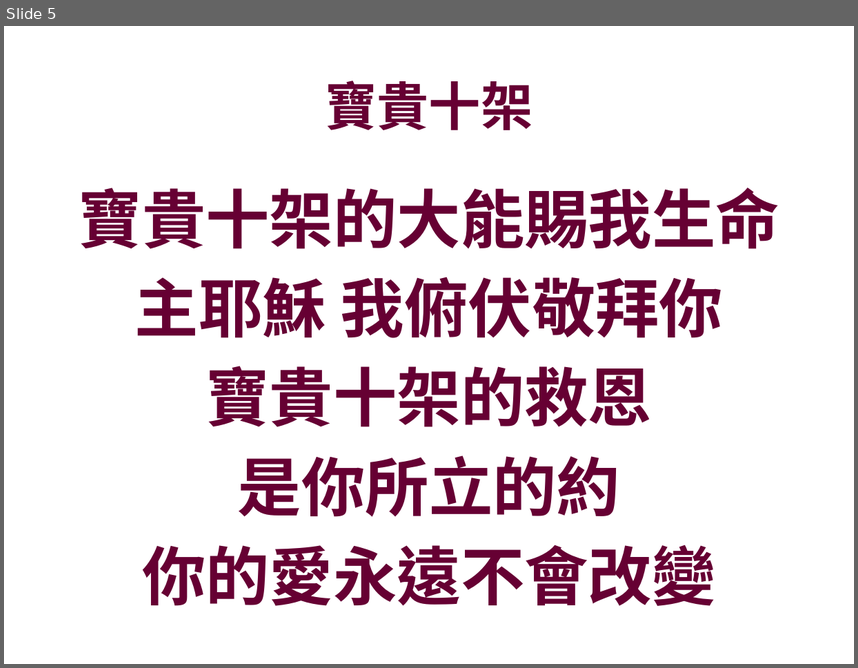
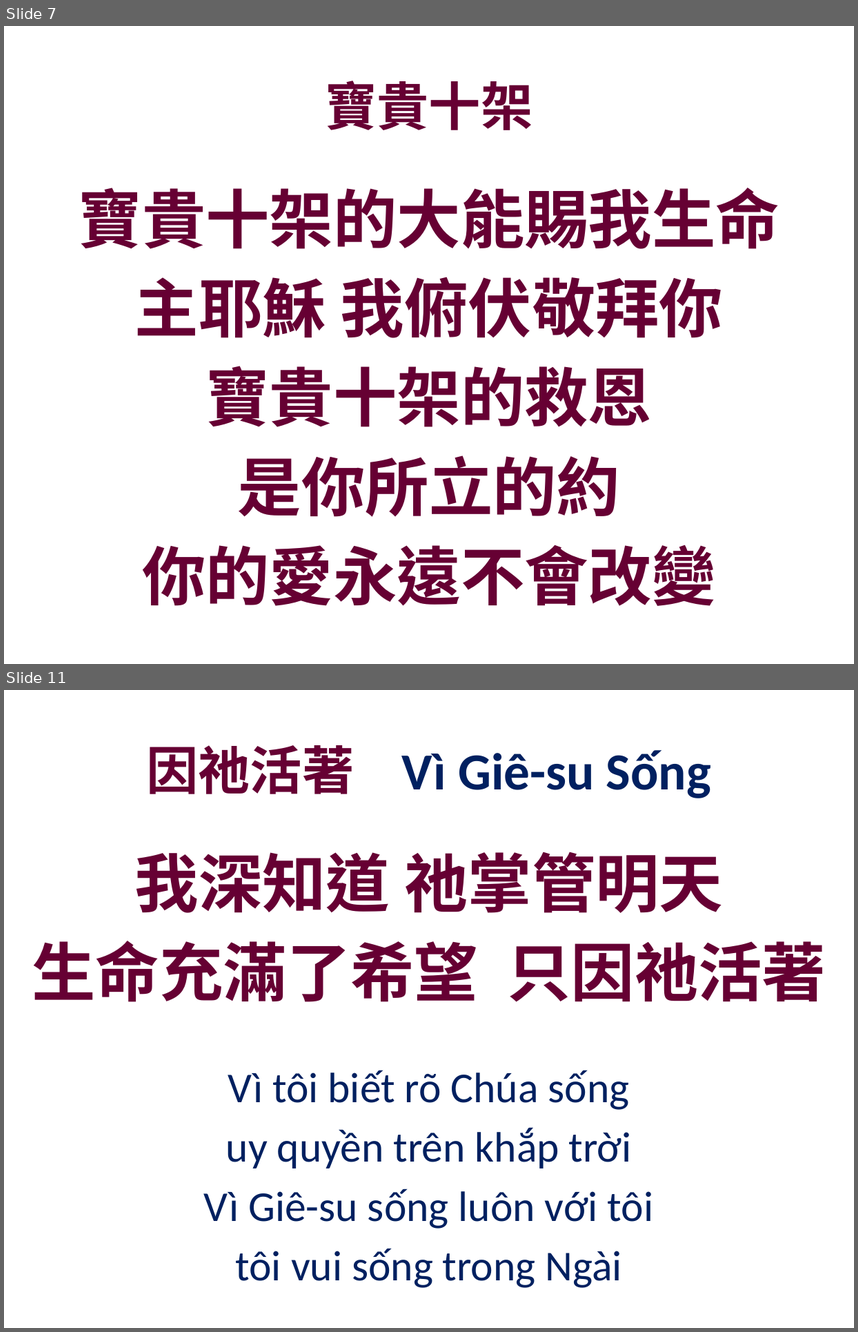
Before and after one commit to batisuoc/bible-school, a slide deck: 2019/4月.pptx. Shown one above the other, each under a label of ours: slide 5 before the commit, slides 7 and 11 after it; the slides between them are not shown. The pictures are 858x668 and 858x1332 pixels, drawn with LibreOffice and Linux fonts; fonts in the diff are those of the drawing; background and template pictures are left out. Boxes give left, top, right and bottom in pixels: in the first picture for what was removed or moved away, otherwise in the second. Text is boxed around its words. In the diff, an @@ line names an element or a change of style, - is before the commit and + after.

Commit message:
Update or Add ppts

```diff
--- a/2019/4月.pptx
+++ b/2019/4月.pptx
@@ slide 11 added at (x1=4, y1=690, x2=854, y2=1328), background picture (left out) @@
@@ title added at (x1=146, y1=745, x2=711, y2=798), 44 pt, text #002060, bold @@
+因祂活著 Vì Giê-su Sống
@@ text added at (x1=32, y1=851, x2=826, y2=1002), 54 pt, text #660033, bold @@
+我深知道 祂掌管明天
+生命充滿了希望 只因祂活著
@@ text added at (x1=204, y1=1069, x2=654, y2=1288), 36 pt, text #002060 @@
+Vì tôi biết rõ Chúa sống
+uy quyền trên khắp trời
+Vì Giê-su sống luôn với tôi
+tôi vui sống trong Ngài
@@ what was slide 5 is now slide 7 @@
```
Also in this commit, not shown: 5 other slides added, 1 other file.
